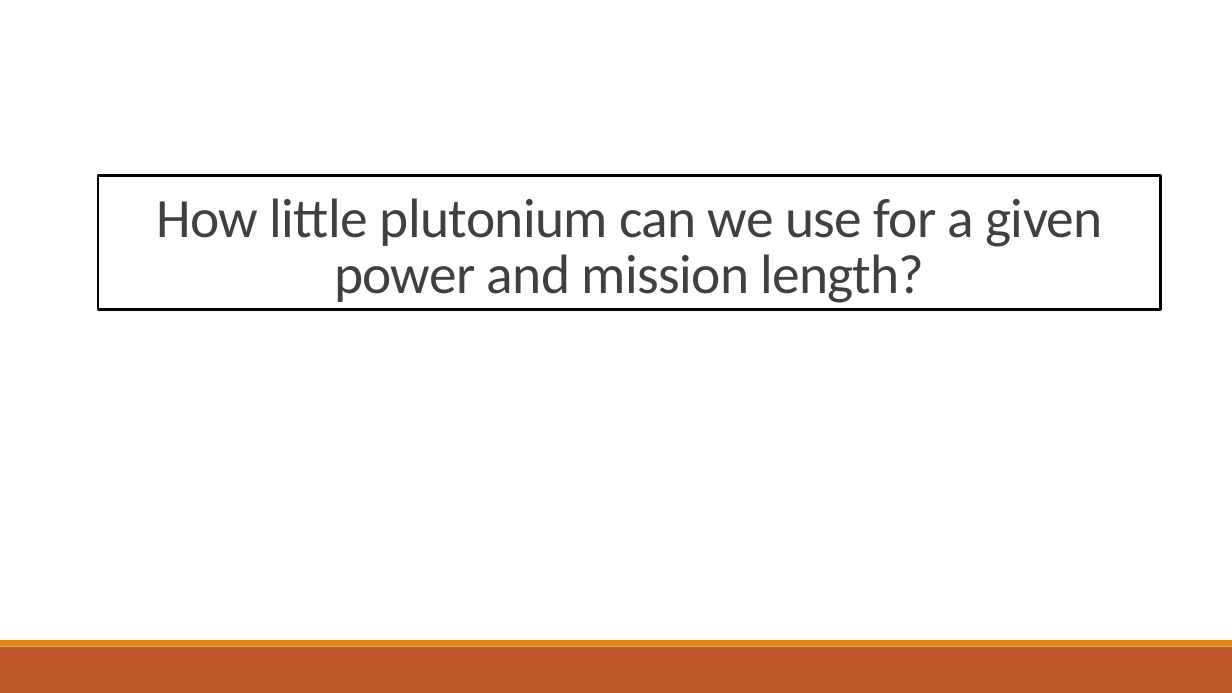
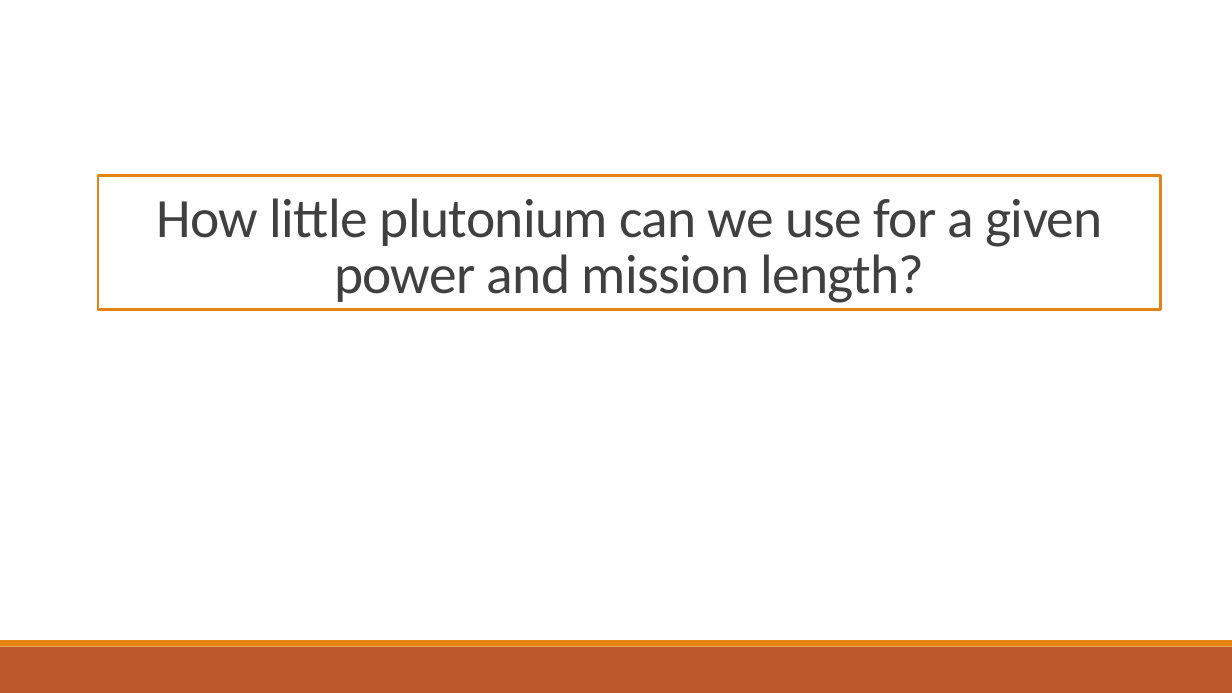
Before and after one commit to aehoppe/RTG, a slide deck: slide 4 of On RTG Design.pptx (slide 3 before the commit). Drawn at 1232x693 pixels with LibreOffice and Linux fonts; fonts in the diff are those of the drawing. Boxes give left, top, right and bottom in pixels: in the first picture for what was removed or moved away, otherwise in the second. Text is boxed around its words. In the diff, an @@ line names an element or a change of style, - is before the commit and + after.

Commit message:
Finished the presentation and the design report

```diff
--- a/On RTG Design.pptx
+++ b/On RTG Design.pptx
@@ title "How little plutonium can we ..." at (x1=98, y1=176, x2=1161, y2=310): outline #000000 2.25 pt to #E48312 2.25 pt @@
```
Also in this commit, not shown: 5 other slides changed, 3 slides added, 2 other files.
